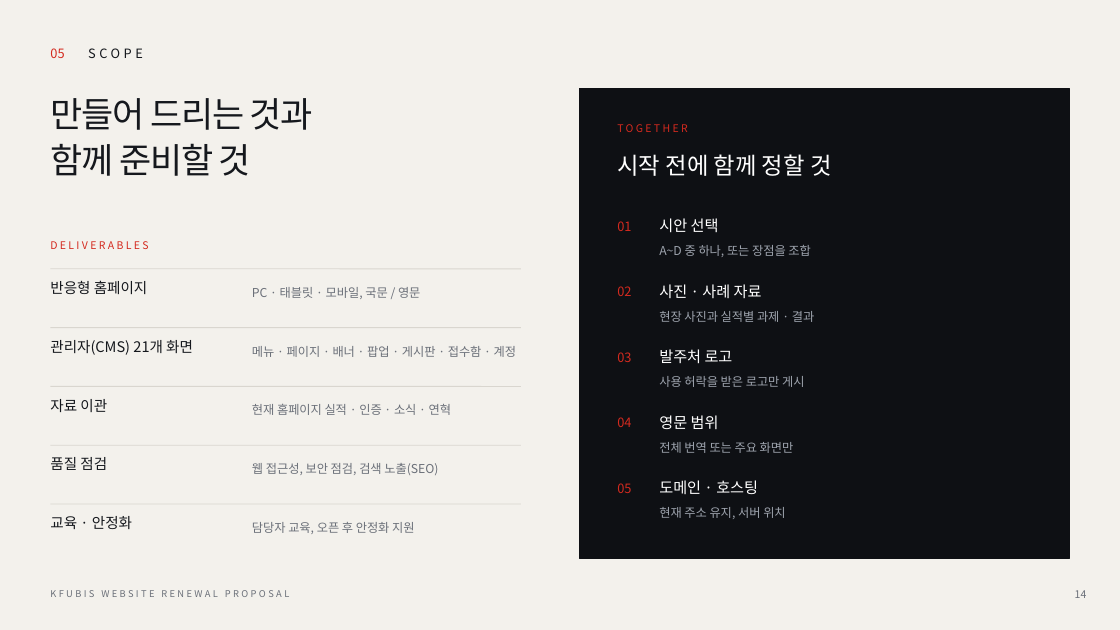
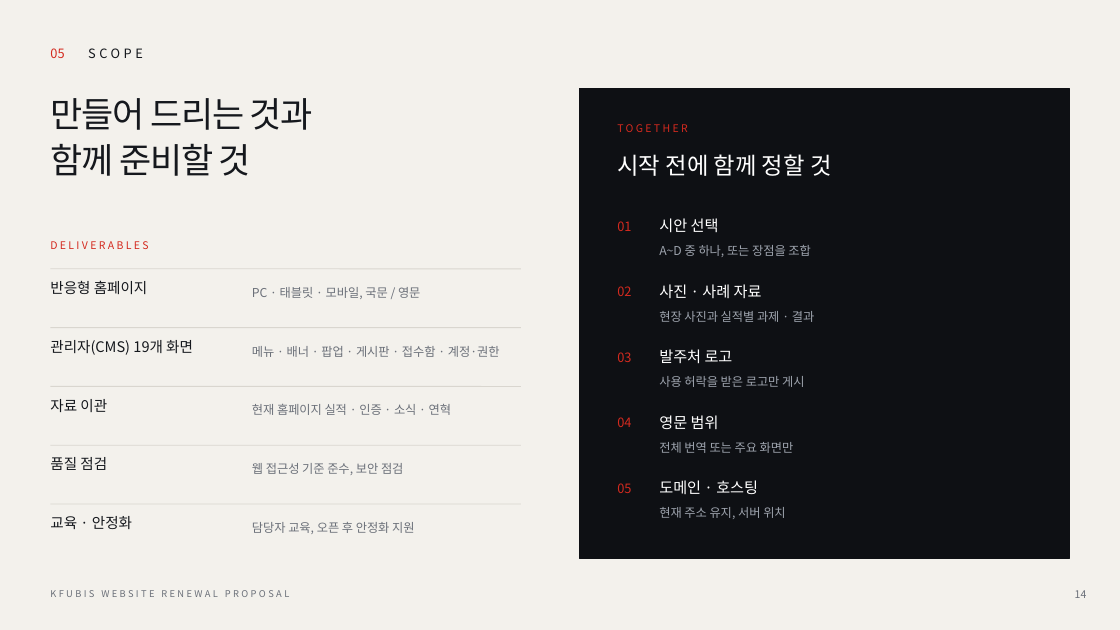
Before and after one commit to leety-stack/KFUBIS_Homepage, a slide deck: slide 14 of 제안서/[한방유비스 홈페이지] 대표홈페이지 개편_제안서(디자인형).pptx. Drawn at 1120x630 pixels with LibreOffice and Linux fonts; fonts in the diff are those of the drawing. Boxes give left, top, right and bottom in pixels: in the first picture for what was removed or moved away, otherwise in the second. Text is boxed around its words. In the diff, an @@ line names an element or a change of style, - is before the commit and + after.

```diff
--- a/제안서/[한방유비스 홈페이지] 대표홈페이지 개편_제안서(디자인형).pptx
+++ b/제안서/[한방유비스 홈페이지] 대표홈페이지 개편_제안서(디자인형).pptx
@@ text at (x1=50, y1=340, x2=193, y2=355): text changed @@
-관리자(CMS) 21개 화면
+관리자(CMS) 19개 화면
@@ text at (x1=252, y1=346, x2=500, y2=357): text changed @@
-메뉴 · 페이지 · 배너 · 팝업 · 게시판 · 접수함 · 계정
+메뉴 · 배너 · 팝업 · 게시판 · 접수함 · 계정·권한
@@ text at (x1=252, y1=463, x2=403, y2=475): text changed @@
-웹 접근성, 보안 점검, 검색 노출(SEO)
+웹 접근성 기준 준수, 보안 점검
```
Also in this commit, not shown: 2 other slides changed, 35 other files.
